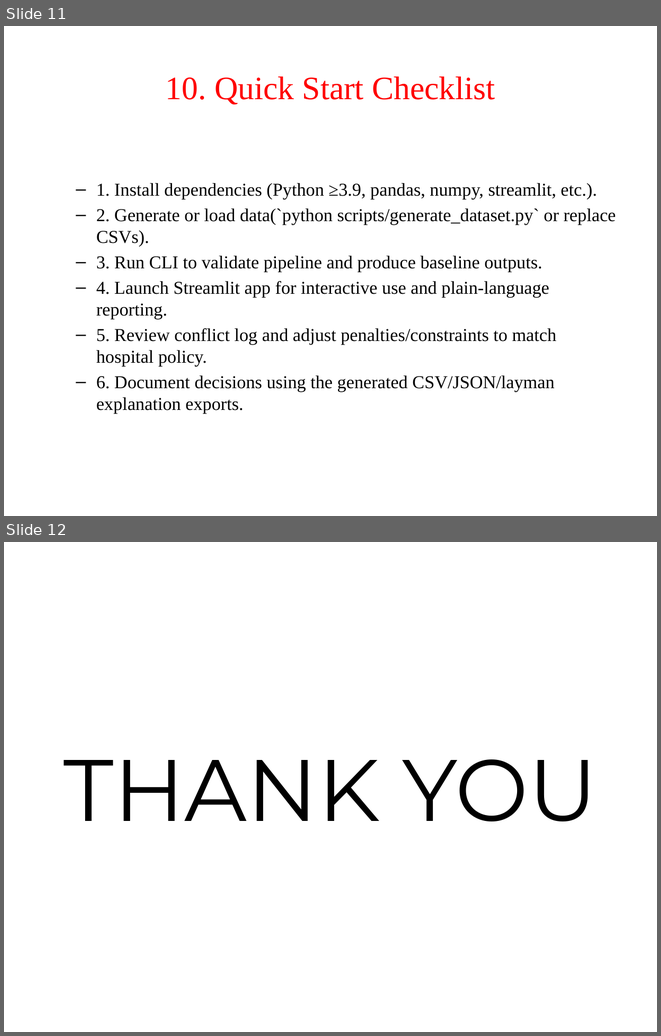
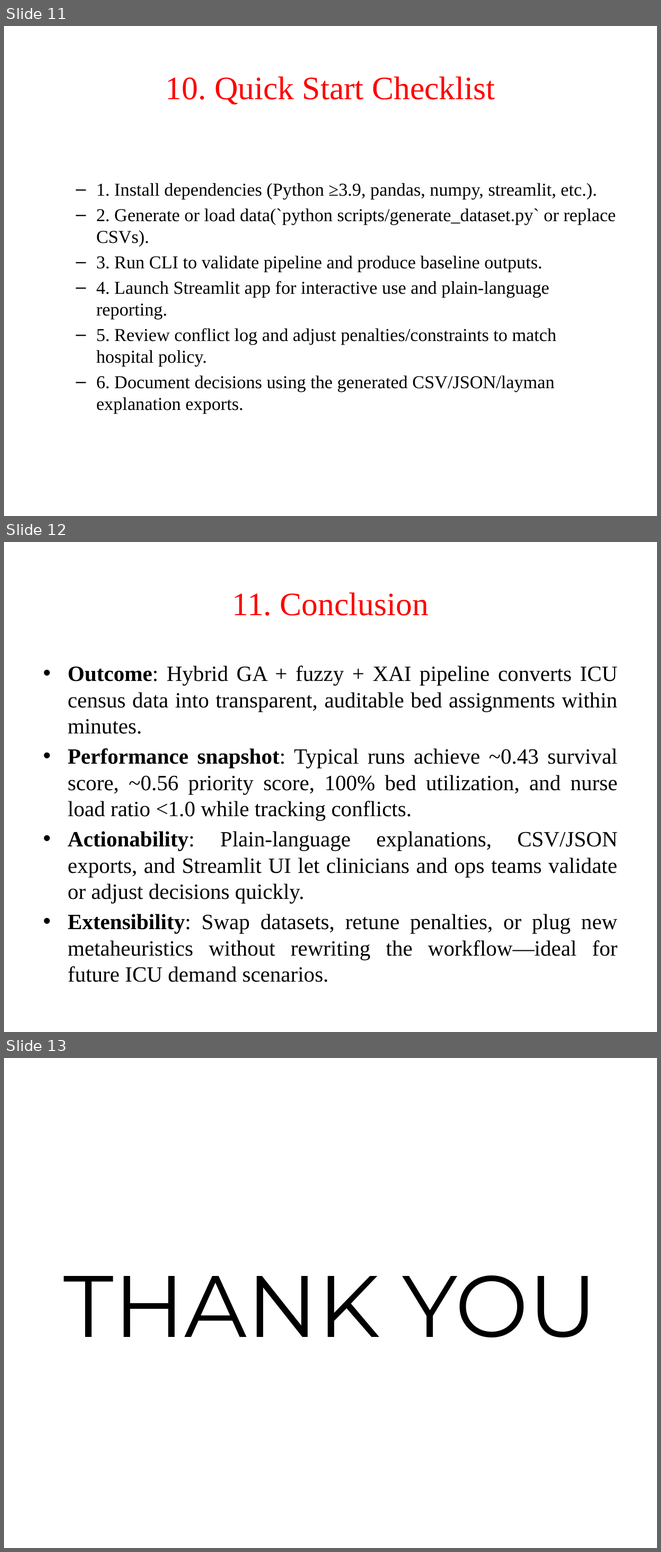
Before and after one commit to jasmeetjeya/ICU-Bed-Assignment-Optimizer-Using-Hybrid-GA-Fuzzy-XAI, a slide deck: Labhesh_Jasmeet_Rohan.pptx. Shown one above the other, each under a label of ours: slides 11 and 12 before the commit, slides 11, 12 and 13 after it. The pictures are 661x1036 and 661x1552 pixels, drawn with LibreOffice and Linux fonts; fonts in the diff are those of the drawing. Boxes give left, top, right and bottom in pixels: in the first picture for what was removed or moved away, otherwise in the second. Text is boxed around its words. In the diff, an @@ line names an element or a change of style, - is before the commit and + after.

```diff
--- a/Labhesh_Jasmeet_Rohan.pptx
+++ b/Labhesh_Jasmeet_Rohan.pptx
@@ slide 12 added at (4,542,657,1032), background #FFFFFF @@
@@ title added at (232,592,429,616), 36 pt, text #FF0000 @@
+11. Conclusion
@@ text added at (68,665,618,982), 24 pt, text #000000 @@
+• Outcome: Hybrid GA + fuzzy + XAI pipeline converts ICU census data into transparent, auditable bed assignments within minutes.
+• Performance snapshot: Typical runs achieve ~0.43 survival score, ~0.56 priority score, 100% bed utilization, and nurse load ratio <1.0 while tracking conflicts.
+• Actionability: Plain-language explanations, CSV/JSON exports, and Streamlit UI let clinicians and ops teams validate or adjust decisions quickly.
+• Extensibility: Swap datasets, retune penalties, or plug new metaheuristics without rewriting the workflow—ideal for future ICU demand scenarios.
@@ what was slide 12 is now slide 13 @@
```
Also in this commit, not shown: 1 other file.
